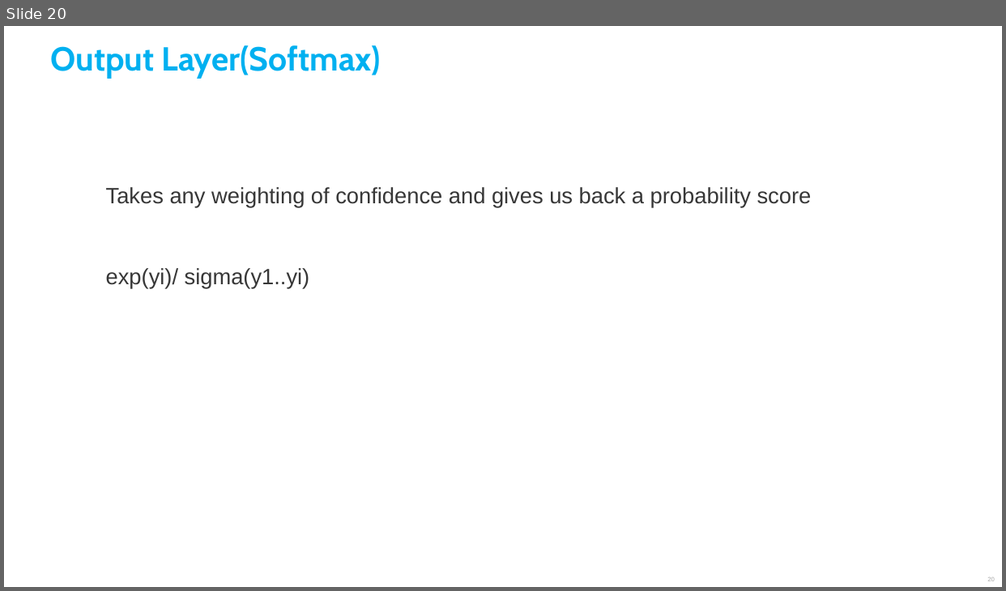
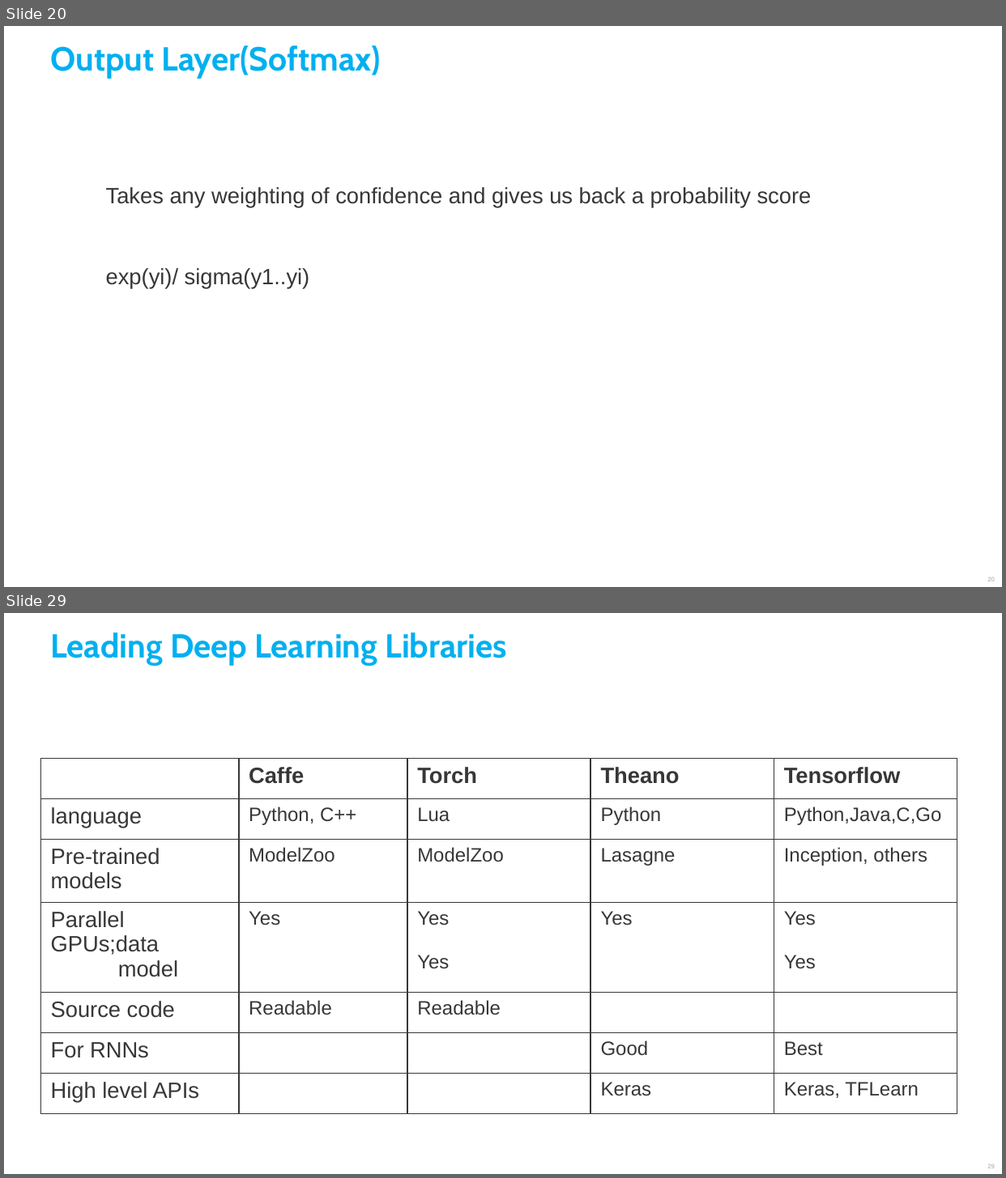
Before and after one commit to SocialDataSci/DeepLearning-Using-Keras-and-Tensorflow, a slide deck: Deep_Learning.pptx. Shown one above the other, each under a label of ours: slide 20 before the commit, slides 20 and 29 after it; the slides between them are not shown. The pictures are 1006x591 and 1006x1178 pixels, drawn with LibreOffice and Linux fonts; fonts in the diff are those of the drawing. Boxes give left, top, right and bottom in pixels: in the first picture for what was removed or moved away, otherwise in the second. Text is boxed around its words. In the diff, an @@ line names an element or a change of style, - is before the commit and + after.

```diff
--- a/Deep_Learning.pptx
+++ b/Deep_Learning.pptx
@@ slide 29 added at box(4, 613, 1002, 1174), background #FFFFFF @@
@@ text added at box(50, 632, 506, 666), 24 pt, text #00B0F0, bold @@
+Leading Deep Learning Libraries
@@ table added at box(41, 759, 958, 1114), 7 rows, 5 columns @@
+ | Caffe | Torch | Theano | Tensorflow
+language | Python, C++ | Lua | Python | Python,Java,C,Go
+Pre-trained models | ModelZoo | ModelZoo | Lasagne | Inception, others
+Parallel GPUs;data / model | Yes | Yes / Yes | Yes | Yes / Yes
+Source code | Readable | Readable |  | 
+For RNNs |  |  | Good | Best
+High level APIs |  |  | Keras | Keras, TFLearn
@@ page number added at box(987, 1165, 995, 1169), 4.5 pt, text #A6A6A6 @@
+29
```
Also in this commit, not shown: 10 other slides added.
